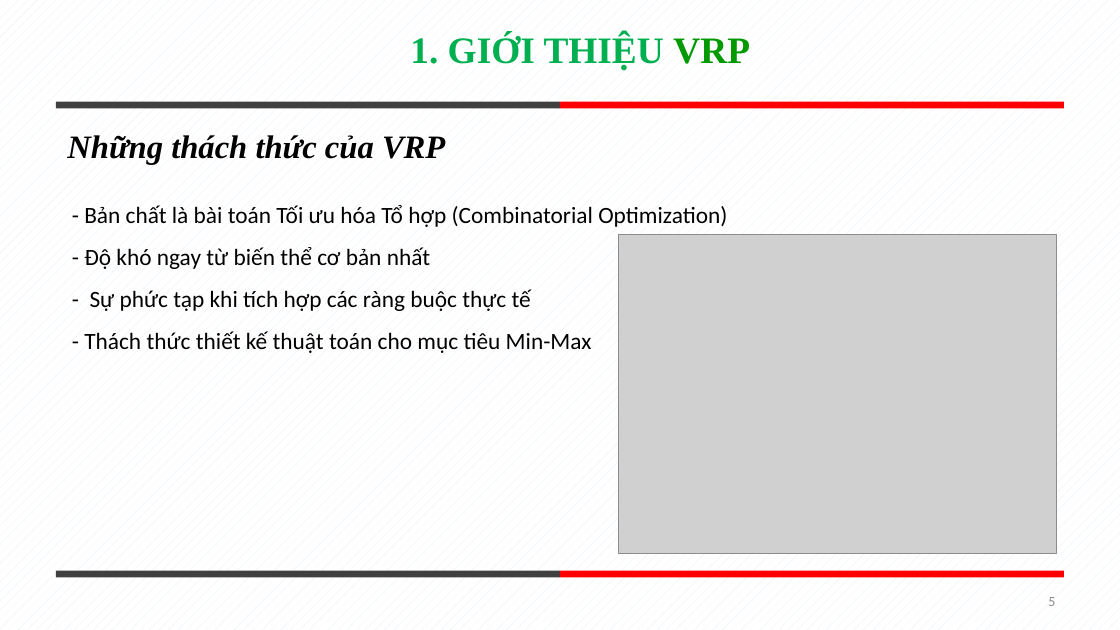
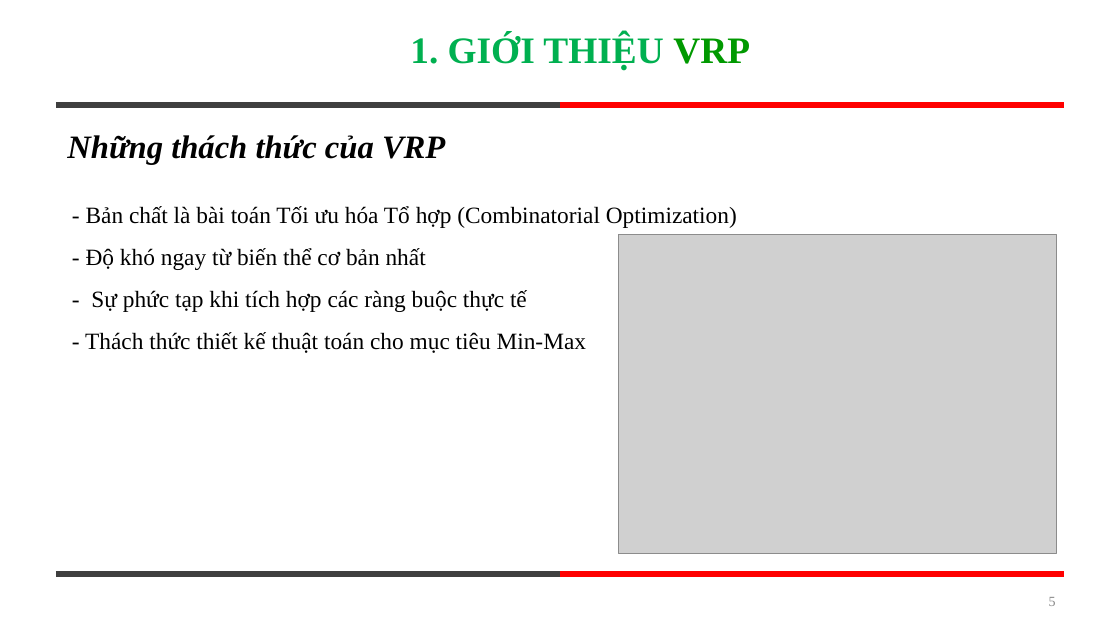
Before and after one commit to tuanxx31/DACTDLGT, a slide deck: slide 5 of baocao.pptx. Drawn at 1120x630 pixels with LibreOffice and Linux fonts; fonts in the diff are those of the drawing; grey boxes stand for pictures. Boxes give left, top, right and bottom in pixels: in the first picture for what was removed or moved away, otherwise in the second. Text is boxed around its words. In the diff, an @@ line names an element or a change of style, - is before the commit and + after.

```diff
--- a/baocao.pptx
+++ b/baocao.pptx
@@ background pattern #E0EBF6 on #FFFFFF to #FFFFFF @@
@@ text "- Bản chất là bài ..." at [85, 206, 737, 353]: font Calibri to Times New Roman @@
@@ page number at [1049, 597, 1056, 606]: font Calibri to Times New Roman, text colour #8C8C8C to #888888 @@
```
Also in this commit, not shown: 17 other slides changed, 4 slides added, 1 slide removed.
